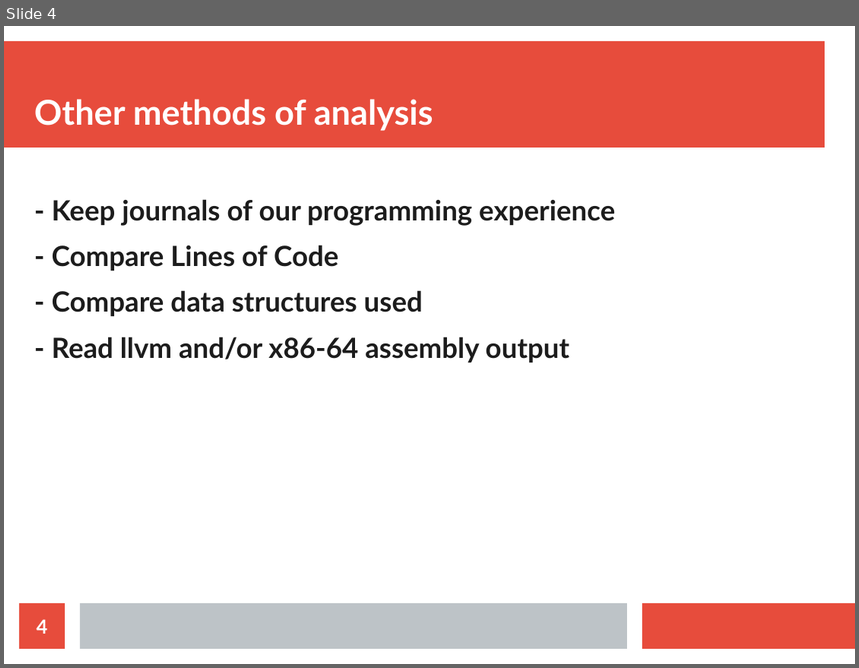
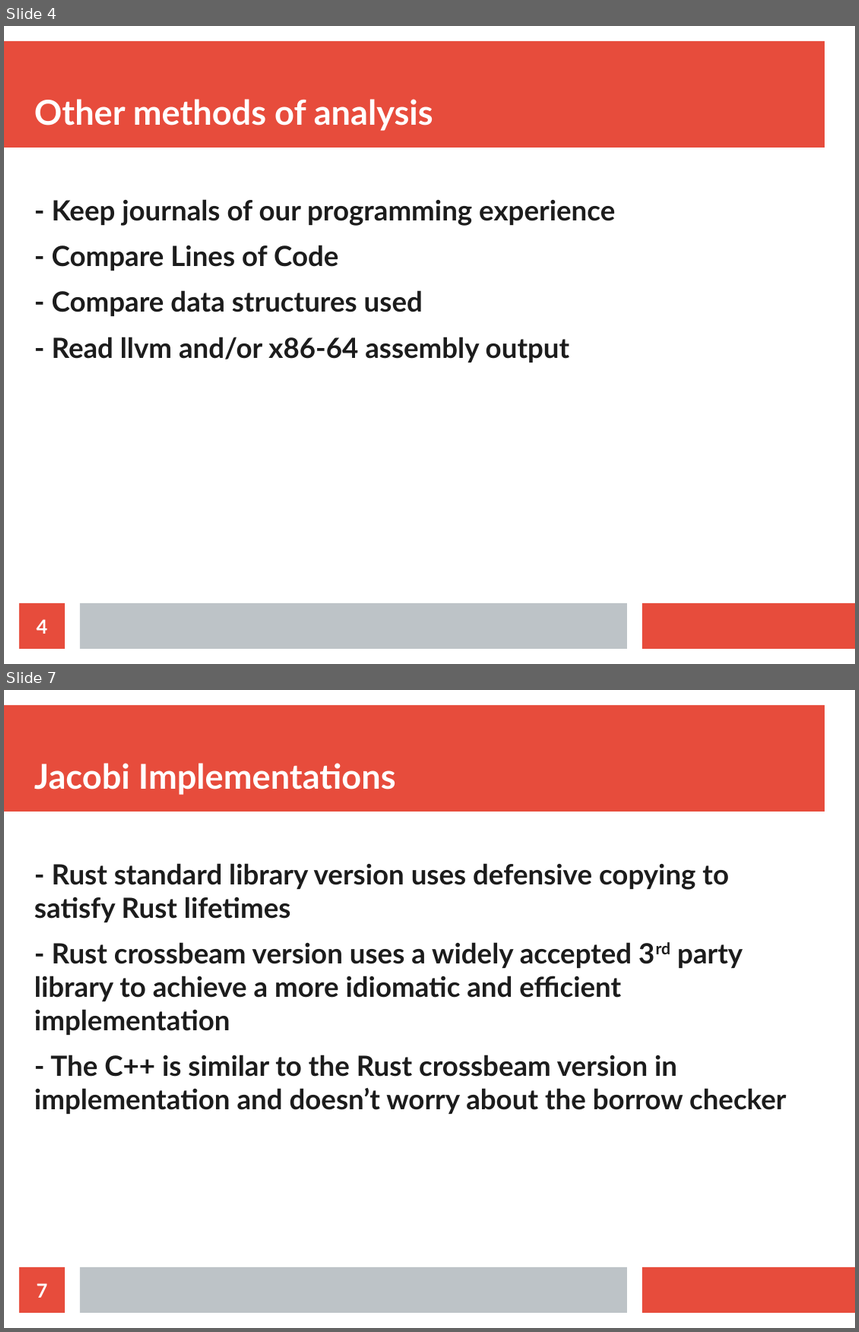
Before and after one commit to elarkham/Evaluating-Rust, a slide deck: doc/presentation.odp. Shown one above the other, each under a label of ours: slide 4 before the commit, slides 4 and 7 after it; the slides between them are not shown. The pictures are 859x668 and 859x1332 pixels, drawn with LibreOffice and Linux fonts; fonts in the diff are those of the drawing. Boxes give left, top, right and bottom in pixels: in the first picture for what was removed or moved away, otherwise in the second. Text is boxed around its words. In the diff, an @@ line names an element or a change of style, - is before the commit and + after.

```diff
--- a/doc/presentation.odp
+++ b/doc/presentation.odp
@@ slide 7 added at [4, 690, 855, 1328], background #FFFFFF; not listed: 3 template elements that a slide beside it also shows @@
@@ title added at [34, 763, 396, 795], 32 pt, text #FFFFFF, bold @@
+Jacobi Implementations
@@ text added at [34, 863, 787, 1114], 26 pt, text #1C1C1C, bold @@
+- Rust standard library version uses defensive copying to satisfy Rust lifetimes
+- Rust crossbeam version uses a widely accepted 3rd party library to achieve a more idiomatic and efficient implementation
+- The C++ is similar to the Rust crossbeam version in implementation and doesn’t worry about the borrow checker
@@ page number added at [19, 1268, 65, 1313], fill #E74C3C, 18 pt, text #FFFFFF, bold @@
+7
```
Also in this commit, not shown: 1 slide changed, 2 other slides added, 1 slide removed.
